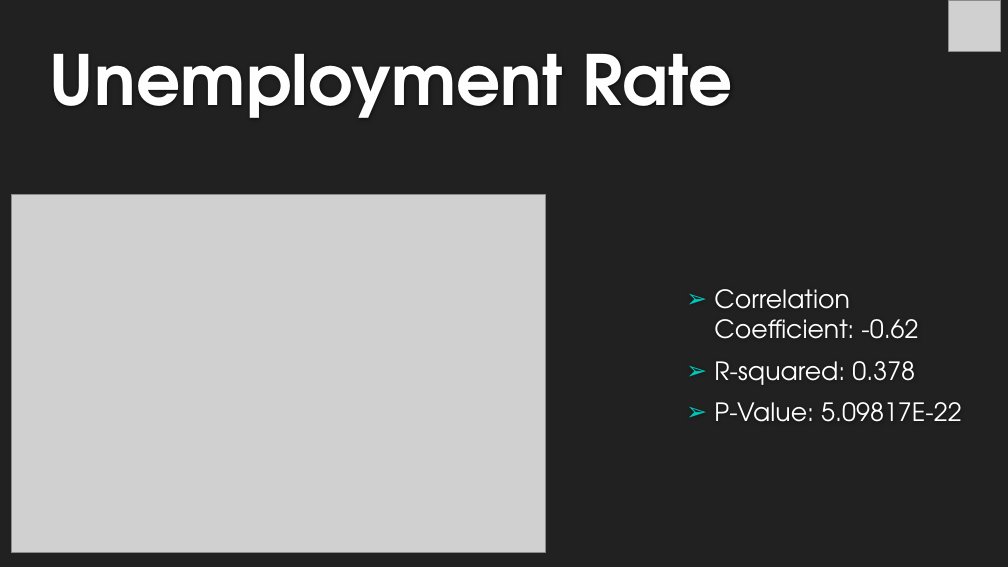
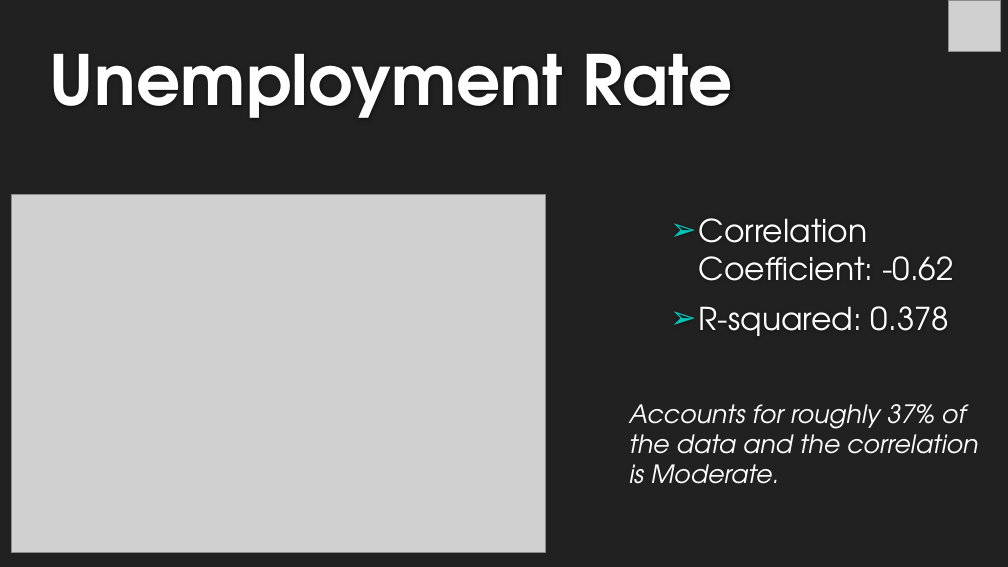
Before and after one commit to michelleherman13/auto-sales, a slide deck: slide 10 of Presentation/Auto_sales_Michelle.pptx. Drawn at 1008x567 pixels with LibreOffice and Linux fonts; fonts in the diff are those of the drawing; grey boxes stand for pictures; background and template pictures are left out. Boxes give left, top, right and bottom in pixels: in the first picture for what was removed or moved away, otherwise in the second. Text is boxed around its words. In the diff, an @@ line names an element or a change of style, - is before the commit and + after.

```diff
--- a/Presentation/Auto_sales_Michelle.pptx
+++ b/Presentation/Auto_sales_Michelle.pptx
@@ text "Correlation Coefficient: -0.62": place and size @@
-text "Correlation Coefficient: -0.62" at box(714, 289, 962, 422)
+text "Correlation Coefficient: -0.62" at box(699, 218, 954, 336)
@@ text "Correlation Coefficient: -0.62" at box(699, 218, 954, 336): size 24 to 30 pt; more space between paragraphs @@
@@ text added at box(629, 404, 978, 484), 24 pt, text #FFFFFF, italic @@
+Accounts for roughly 37% of the data and the correlation is Moderate.
@@ text at box(714, 402, 962, 422): paragraph removed @@
-➢ P-Value: 5.09817E-22
```
Also in this commit, not shown: 5 other slides changed, 2 slides removed.
